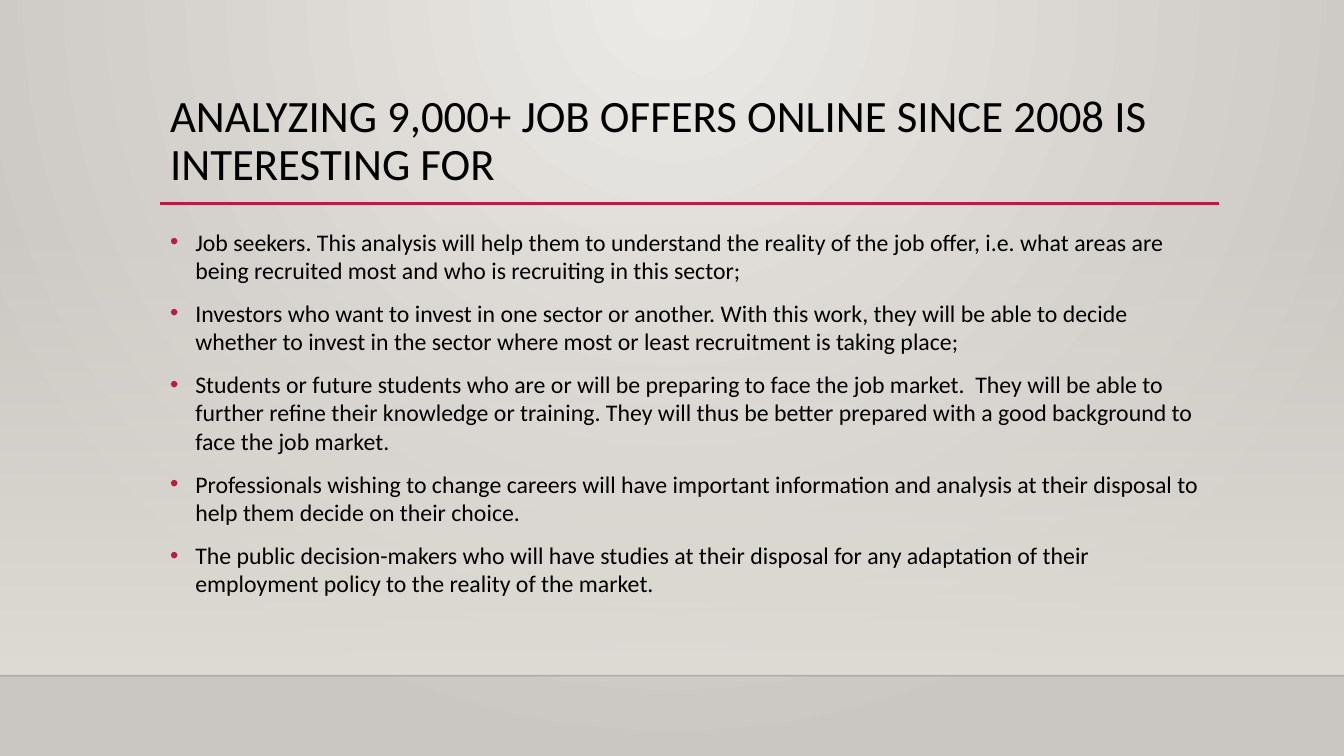
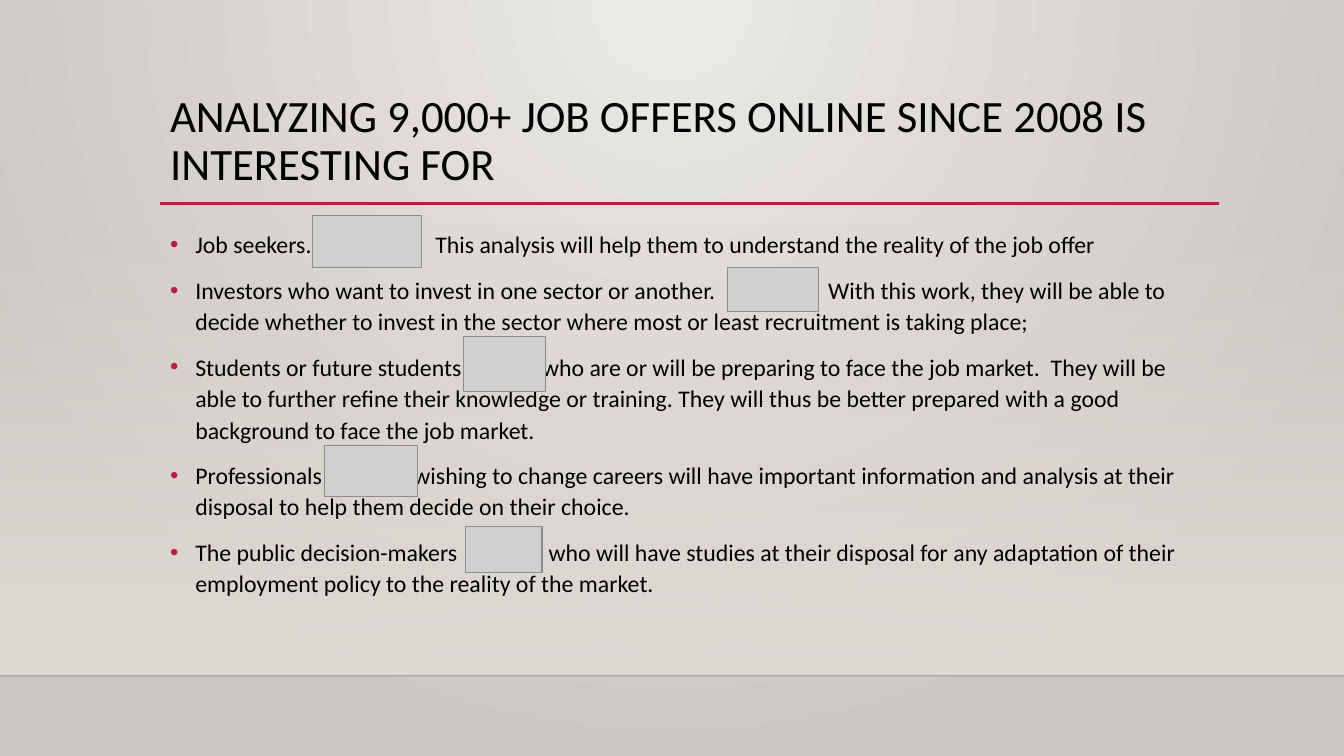
Before and after one commit to samsonjules/Coursera_Capstone, a slide deck: slide 2 of job-analysis-presentation.pptx. Drawn at 1344x756 pixels with LibreOffice and Linux fonts; fonts in the diff are those of the drawing; grey boxes stand for pictures; background and template pictures are left out. Boxes give left, top, right and bottom in pixels: in the first picture for what was removed or moved away, otherwise in the second. Text is boxed around its words. In the diff, an @@ line names an element or a change of style, - is before the commit and + after.

```diff
--- a/job-analysis-presentation.pptx
+++ b/job-analysis-presentation.pptx
@@ text at [195,236,1094,257]: text changed @@
-• Job seekers. This analysis will help them to understand the reality of the job offer, i.e. what areas are being recruited most and who is recruiting in this sector;
+• Job seekers. This analysis will help them to understand the reality of the job offer
@@ picture added at [313,216,421,268] @@
@@ picture added at [728,267,819,312] @@
@@ text at [195,282,1175,596]: line spacing 1 to 1.1 @@
@@ picture added at [464,337,545,391] @@
@@ picture added at [325,446,417,497] @@
@@ picture added at [466,527,542,574] @@
```
Also in this commit, not shown: 4 other slides changed, 3 slides added.
